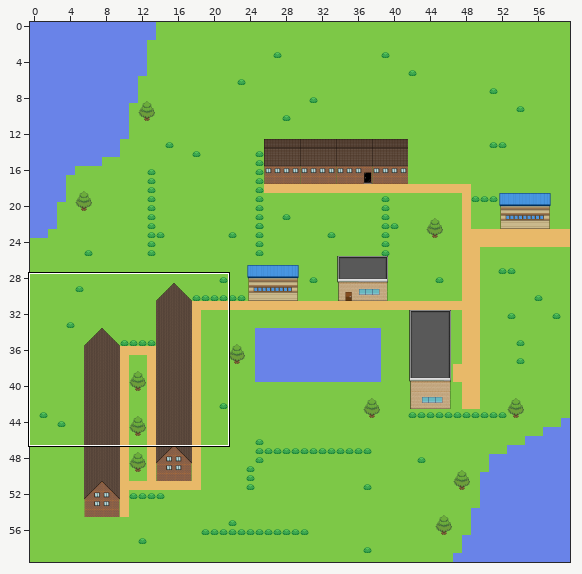
Tiled map: core/assets/maps/map4.tmx. Above, an overview of the earlier version with the close-up marked.
Close-up. Before the commit:
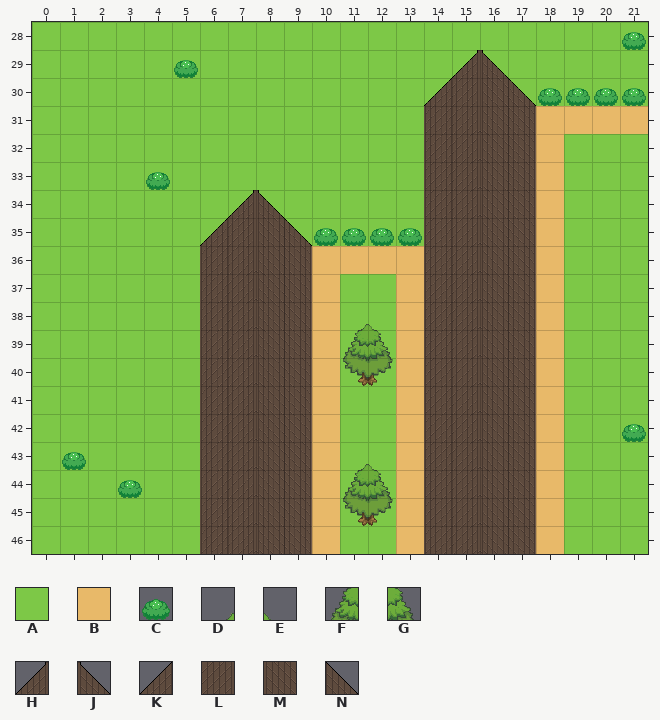
Cells are 32x32 px. Shown: x 0..21, y 28..46. The commit also changed other parts of the map, which this record leaves out.
Key: from "Tileset": A 0, B 2, C 7, D 8, E 9, F 28, G 29, H 41, J 42, K 60, L 61, M 62, N 63.
_ is an empty cell, # one hidden under a higher layer.
Layers that did not change in this view are not listed.
Layer "Base" before, first column x 0:
28 AAAAAAAAAAAAAAAAAAAAAA
29 AAAAAAAAAAAAAAAAAAAAAA
30 AAAAAAAAAAAAAAA##AAAAA
31 AAAAAAAAAAAAAA####BBBB
32 AAAAAAAAAAAAAA####BAAA
33 AAAAAAAAAAAAAA####BAAA
34 AAAAAAAAAAAAAA####BAAA
35 AAAAAAA##AAAAA####BAAA
36 AAAAAA####BBBB####BAAA
37 AAAAAA####BAAB####BAAA
38 AAAAAA####BAAB####BAAA
39 AAAAAA####BAAB####BAAA
40 AAAAAA####BAAB####BAAA
41 AAAAAA####BAAB####BAAA
42 AAAAAA####BAAB####BAAA
43 AAAAAA####BAAB####BAAA
44 AAAAAA####BAAB####BAAA
45 AAAAAA####BAAB####BAAA
46 AAAAAA####BAAB####BAAA
Layer "Overhang" before, first column x 0:
28 ______________________
29 _______________HJ_____
30 ______________KLMN____
31 ______________________
32 ______________________
33 ______________________
34 _______HJ_____________
35 ______KLMN____________
36 ______________________
37 ______________________
38 ___________DE_________
39 ___________FG_________
40 ______________________
41 ______________________
42 ______________________
43 ___________DE_________
44 ___________FG_________
45 ______________________
46 ______________________
Layer "Obstacles0" before, first column x 0:
28 ______________________
29 _____C________________
30 __________________CCCC
31 ______________________
32 ______________________
33 ______________________
34 ______________________
35 ______________________
36 ______________________
37 ______________________
38 ______________________
39 ______________________
40 ______________________
41 ______________________
42 _____________________C
43 _C____________________
44 ______________________
45 ______________________
46 ______________________
Layer "Obstacles1" before, first column x 0:
28 _____________________C
29 ______________________
30 ______________________
31 ______________________
32 ______________________
33 ____C_________________
34 ______________________
35 __________CCCC________
36 ______________________
37 ______________________
38 ______________________
39 ______________________
40 ______________________
41 ______________________
42 ______________________
43 ______________________
44 ___C__________________
45 ______________________
46 ______________________
Once edited:
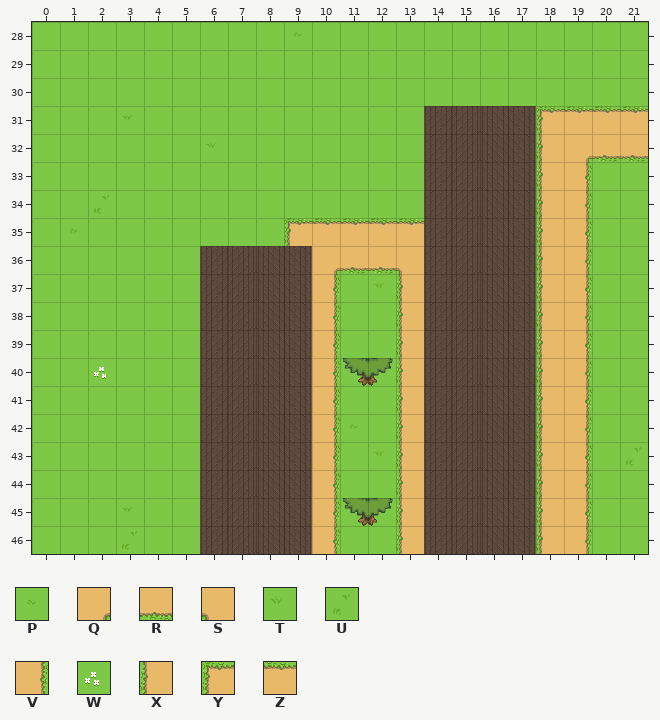
Further tiles: from "Tileset": P 1, Q 4, R 5, S 6, T 20, U 21, V 24, W 25, X 26, Y 33, Z 45.
Edits made:
Changed rows in their new state; . is an unchanged cell.
Layer "Base":
first column x 1:
28 ........P............
31 ..T..............YZZZ
32 .....T...........XQRR
33 .................XV..
34 .U...............XV..
35 P.......YZZZZ....XV..
36 .........QRRS....XV..
37 .........V.TX....XV..
38 .........V..X....XV..
39 .........V..X....XV..
40 .W.......V..X....XV..
41 .........V..X....XV..
42 .........VP.X....XV..
43 .........V.TX....XV.U
44 .........V..X....XV..
45 ..T......V..X....XV..
46 ..U......V..X....XV..
Layer "Overhang" (now hidden):
first column x 14:
29 .__.
30 ____
first column x 6:
34 .__....
35 ____...
38 .....__
39 .....__
first column x 11:
43 __
44 __
Layer "Obstacles0" (now hidden):
first column x 5:
29 _................
30 .............____
first column x 1:
42 ...................._
43 _....................
Layer "Obstacles1" (now hidden):
first column x 21:
28 _
first column x 4:
33 _.........
35 ......____
first column x 3:
44 _
